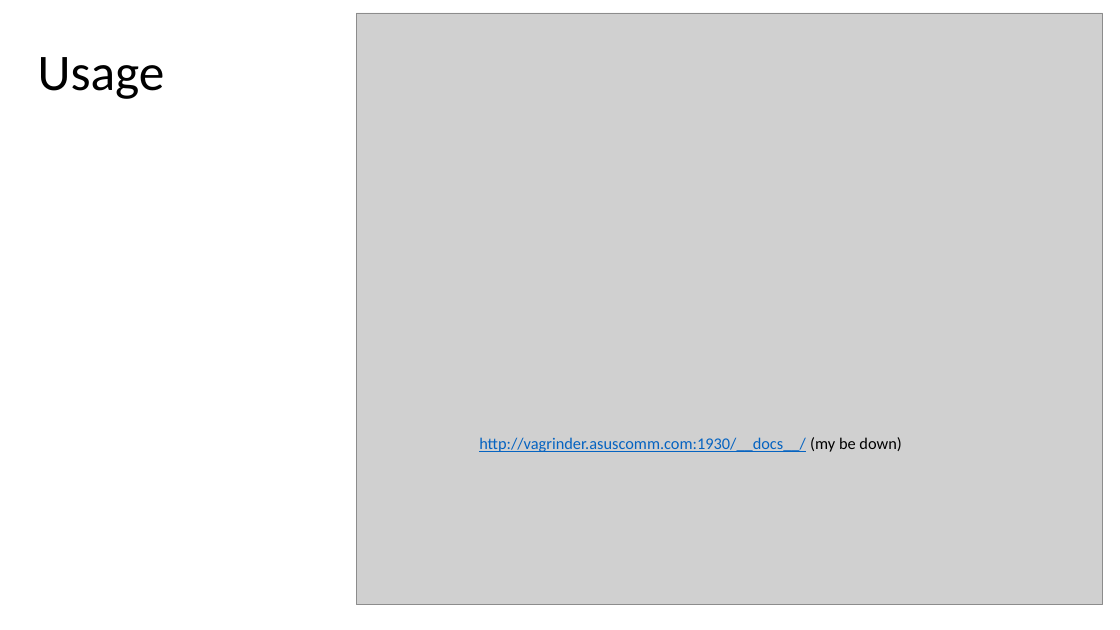
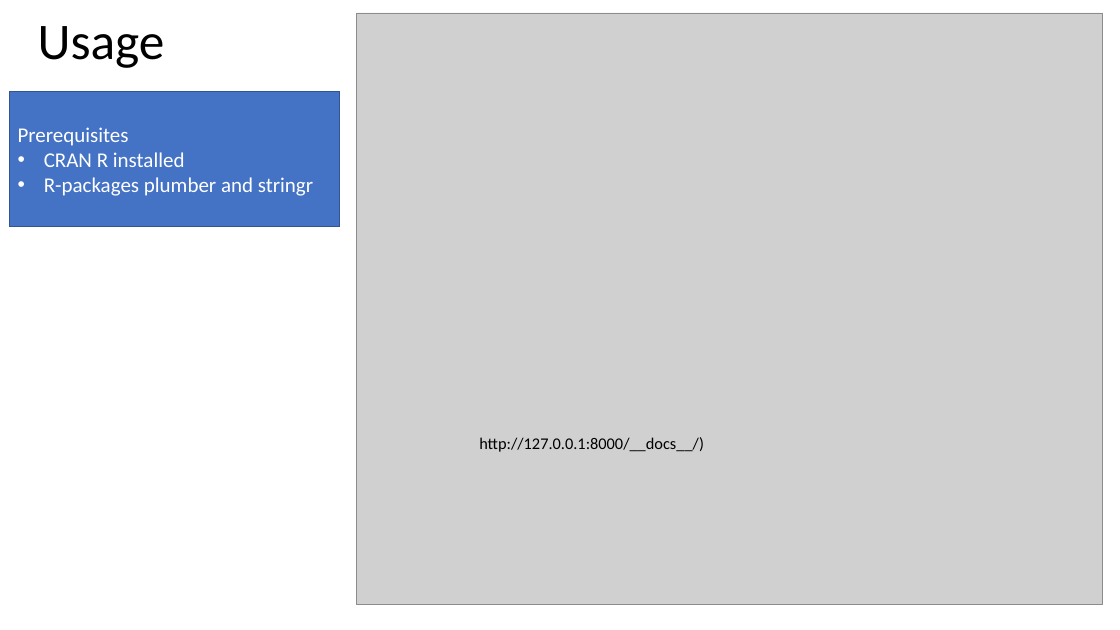
Before and after one commit to FredrikWartenberg/annihilator-creator, a slide deck: slide 7 of CAOaas.pptx (slide 6 before the commit). Drawn at 1120x630 pixels with LibreOffice and Linux fonts; fonts in the diff are those of the drawing; grey boxes stand for pictures; background and template pictures are left out. Boxes give left, top, right and bottom in pixels: in the first picture for what was removed or moved away, otherwise in the second. Text is boxed around its words. In the diff, an @@ line names an element or a change of style, - is before the commit and + after.

```diff
--- a/CAOaas.pptx
+++ b/CAOaas.pptx
@@ title "Usage": place and size @@
-title "Usage" at <box>38,57,165,99</box>
+title "Usage" at <box>38,26,165,68</box>
@@ rectangle added at <box>9,92,340,227</box>, fill #4472C4, outline #325491 1 pt, 18 pt, text #FFFFFF @@
+Prerequisites
+• CRAN R installed
+• R-packages plumber and stringr
@@ text at <box>479,437,704,452</box>: text changed; text colour #0563C1 to #000000 @@
-http://vagrinder.asuscomm.com:1930/__docs__/ (my be down)
+http://127.0.0.1:8000/__docs__/)
```
Also in this commit, not shown: 5 other slides changed, 1 slide added.
